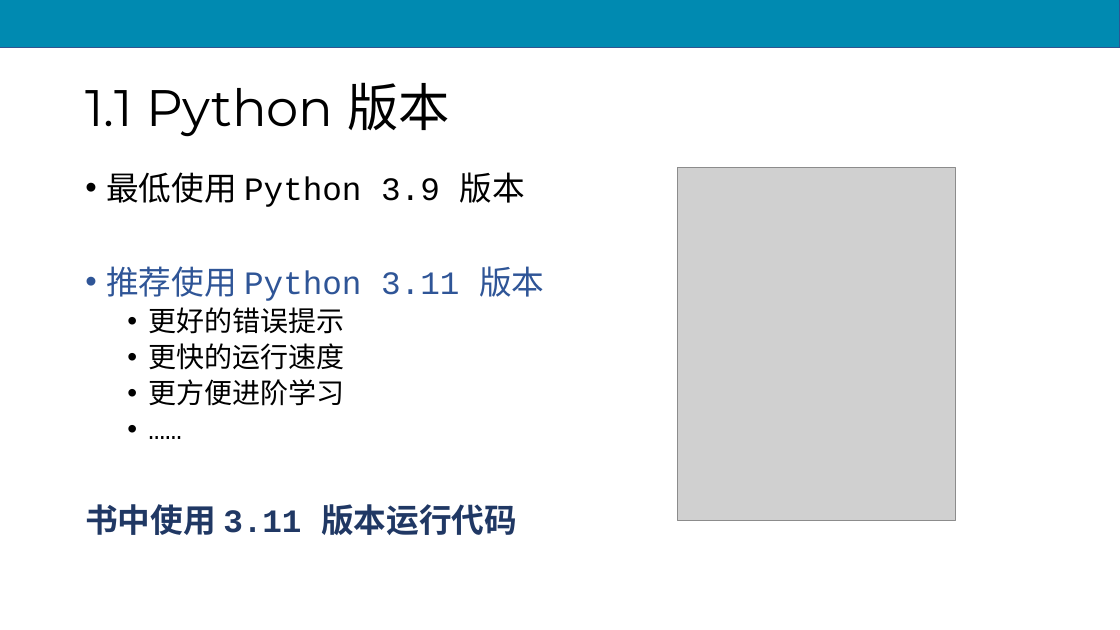
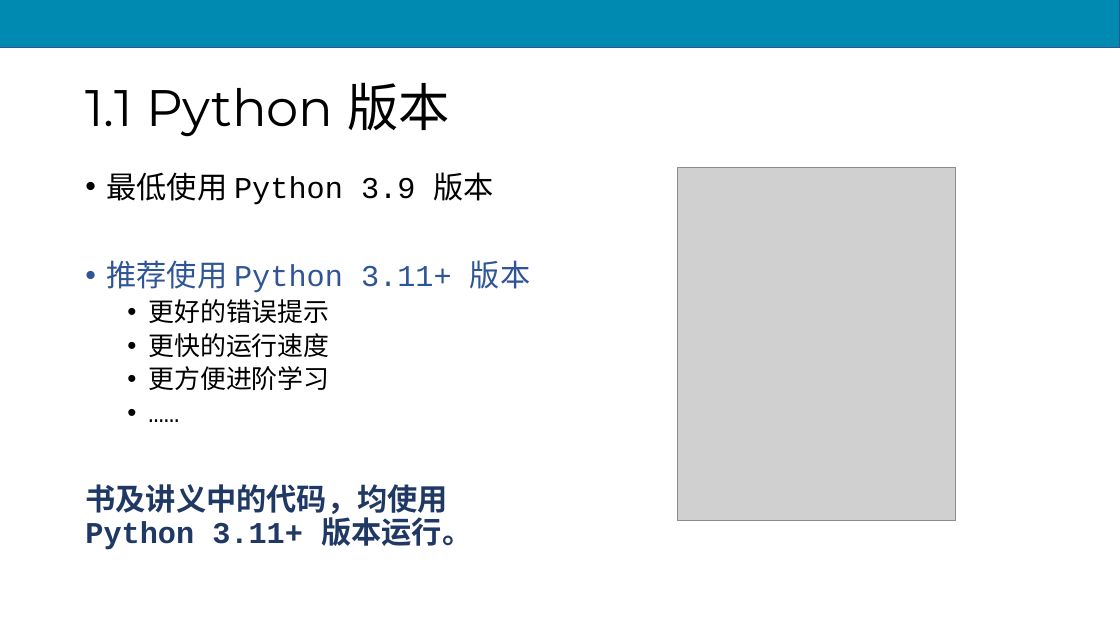
Before and after one commit to scruel/pcc_3e_slides, a slide deck: slide 6 of PPT/chapter1.pptx. Drawn at 1120x630 pixels with LibreOffice and Linux fonts; fonts in the diff are those of the drawing; grey boxes stand for pictures. Boxes give left, top, right and bottom in pixels: in the first picture for what was removed or moved away, otherwise in the second. Text is boxed around its words. In the diff, an @@ line names an element or a change of style, - is before the commit and + after.

```diff
--- a/PPT/chapter1.pptx
+++ b/PPT/chapter1.pptx
@@ text at [106,172,494,390]: size 28 to 25.9 pt in "最低使用 Python 3.9 版本"; size 24 to 22.2 pt in "更好的错误提示", "更快的运行速度", "更方便进阶学习", "……" @@
@@ text at [106,260,530,293]: text changed; size 28 to 25.9 pt @@
-• 推荐使用 Python 3.11 版本
+• 推荐使用 Python 3.11+ 版本
@@ text at [85,484,472,550]: text changed; size 28 to 25.9 pt @@
-书中使用 3.11 版本运行代码
+书及讲义中的代码，均使用 Python 3.11+ 版本运行。
```
Also in this commit, not shown: 1 other slide changed, 7 other files.
